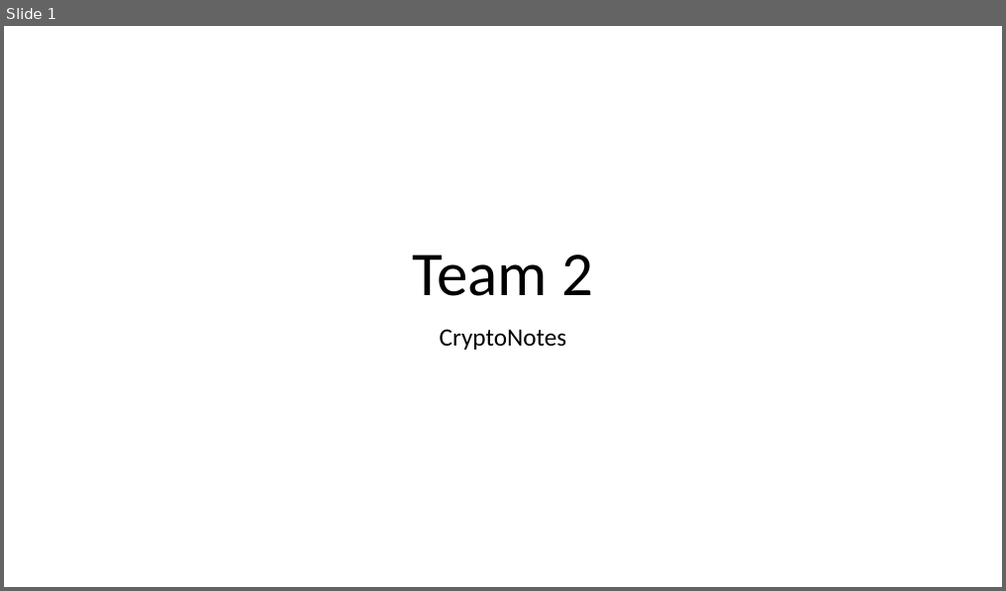
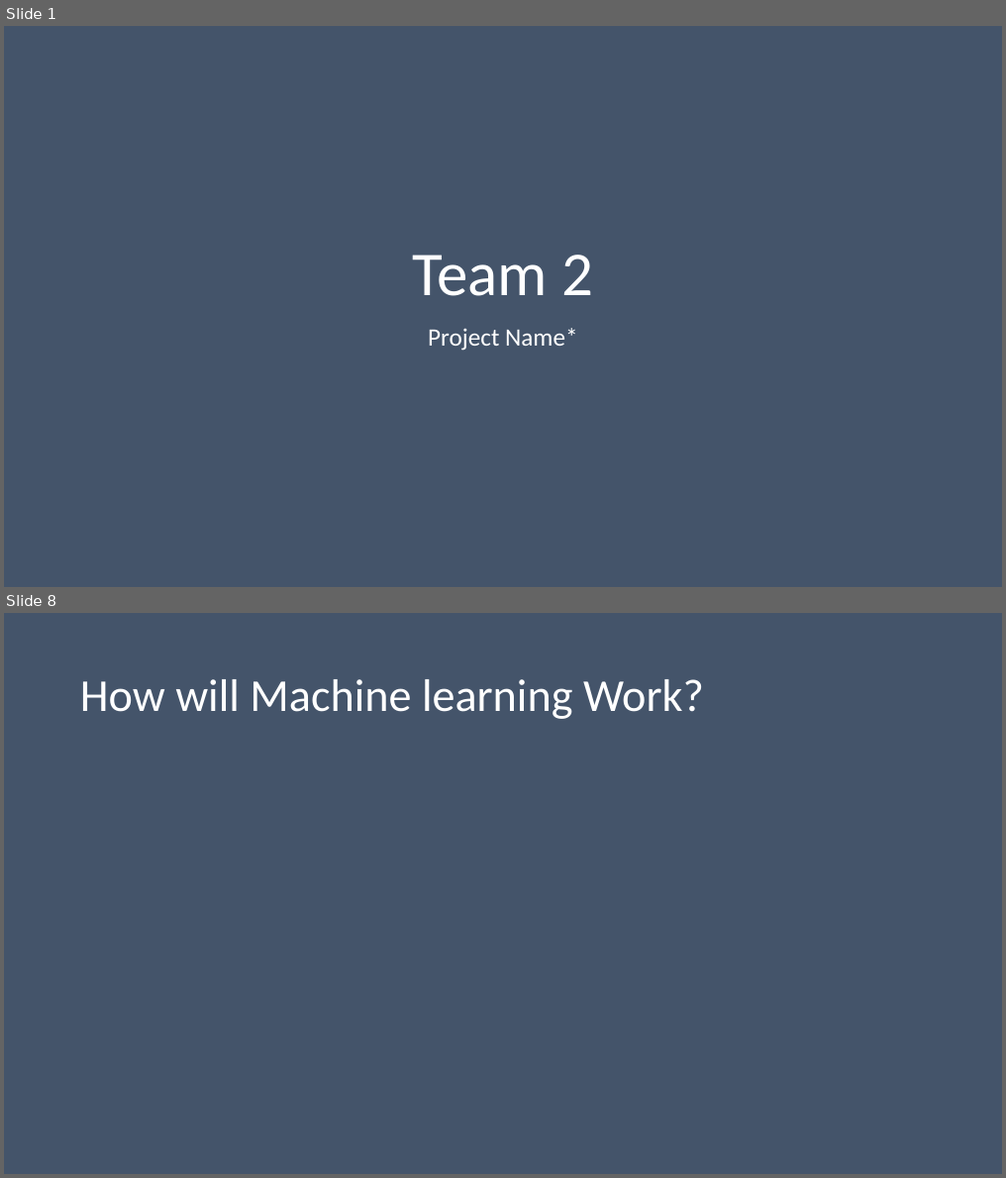
Before and after one commit to Dwaddle26/EncryptNotes, a slide deck: Team_2_Presentation_1.pptx. Shown one above the other, each under a label of ours: slide 1 before the commit, slides 1 and 8 after it; the slides between them are not shown. The pictures are 1006x591 and 1006x1178 pixels, drawn with LibreOffice and Linux fonts; fonts in the diff are those of the drawing. Boxes give left, top, right and bottom in pixels: in the first picture for what was removed or moved away, otherwise in the second. Text is boxed around its words. In the diff, an @@ line names an element or a change of style, - is before the commit and + after.

Commit message:
Updated Progress Presentation
I added some text and titles to the slide. Also, Changed to BG Color.

```diff
--- a/Team_2_Presentation_1.pptx
+++ b/Team_2_Presentation_1.pptx
@@ slide 8 added at (x1=4, y1=613, x2=1002, y2=1174), background #44546A @@
@@ title added at (x1=80, y1=679, x2=704, y2=719), 44 pt, text #FFFFFF @@
+How will Machine learning Work?
@@ slide 1 changed as well @@
@@ background #FFFFFF to #44546A @@
@@ title "Team 2" at (x1=412, y1=255, x2=593, y2=296): text colour #000000 to #FFFFFF @@
@@ subtitle at (x1=428, y1=328, x2=578, y2=351): text changed; text colour #000000 to #FFFFFF @@
-CryptoNotes
+Project Name*
```
Also in this commit, not shown: 8 other slides added, 9 slides removed.
